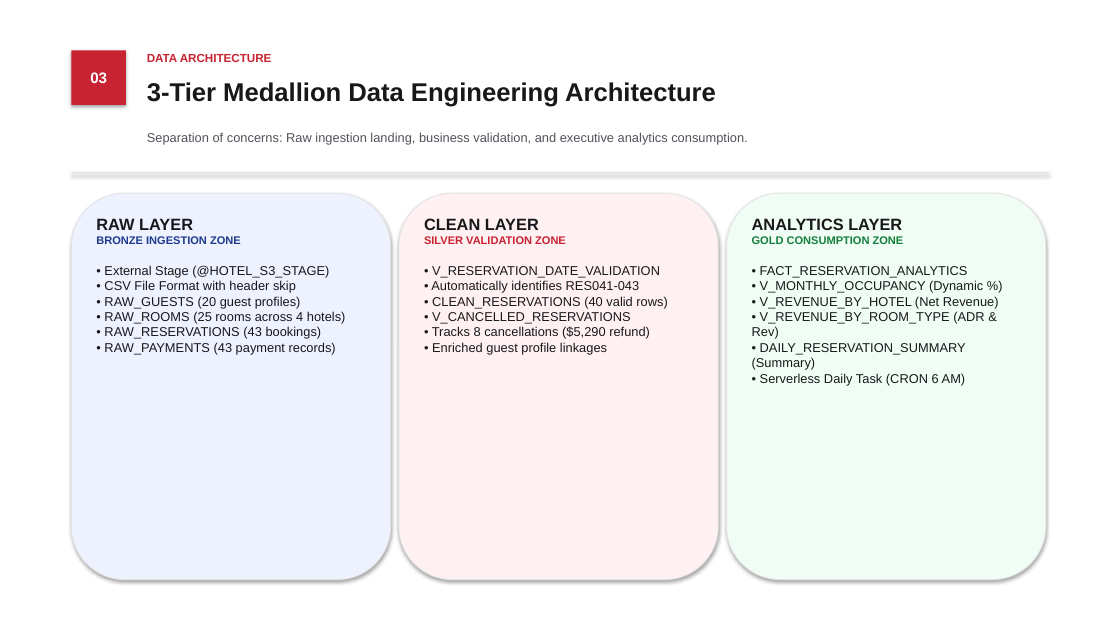
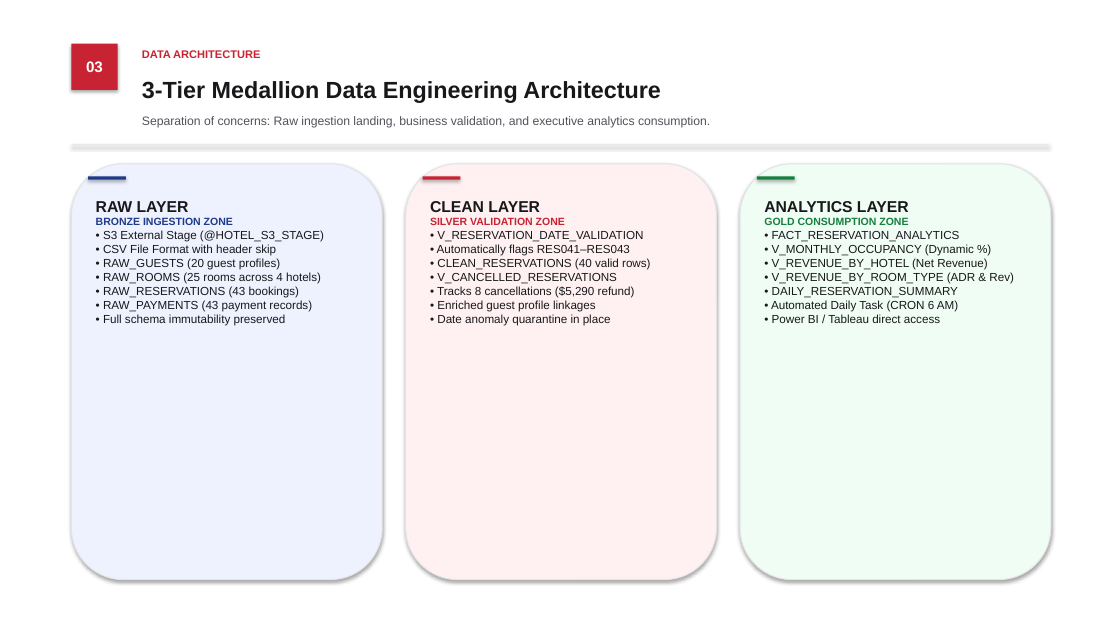
Before and after one commit to ashlesh0805/snowflake-hotel-reservation-analytics, a slide deck: slide 3 of Hotel_Reservation_Analytics_Japanese_Style.pptx. Drawn at 1120x630 pixels with LibreOffice and Linux fonts; fonts in the diff are those of the drawing. Boxes give left, top, right and bottom in pixels: in the first picture for what was removed or moved away, otherwise in the second. Text is boxed around its words. In the diff, an @@ line names an element or a change of style, - is before the commit and + after.

Commit message:
Refactor presentation to pixel-perfect alignment, add Team 07 attribution and Thank You slide

```diff
--- a/Hotel_Reservation_Analytics_Japanese_Style.pptx
+++ b/Hotel_Reservation_Analytics_Japanese_Style.pptx
@@ rectangle "03": place and size @@
-rectangle "03" at <box>71,50,126,105</box>
+rectangle "03" at <box>71,44,118,90</box>
@@ text "DATA ARCHITECTURE" at <box>142,50,260,58</box>: size 10 to 9.5 pt @@
@@ text "3-Tier Medallion Data Engineering Architecture" at <box>142,81,661,103</box>: size 22 to 20 pt @@
@@ text "Separation of concerns: Raw ingestion ...": place and size @@
-text "Separation of concerns: Raw ingestion ..." at <box>147,132,747,145</box>
+text "Separation of concerns: Raw ingestion ..." at <box>142,116,710,128</box>
@@ text "Separation of concerns: Raw ingestion ..." at <box>142,116,710,128</box>: size 11 to 10.5 pt @@
@@ rectangle: place and size @@
-rectangle at <box>71,172,1049,173</box>
+rectangle at <box>71,145,1049,145</box>
@@ rounded rectangle: place and size @@
-rounded rectangle at <box>71,193,391,580</box>
+rounded rectangle at <box>71,164,382,580</box>
@@ rectangle added at <box>88,176,126,180</box>, fill #1E3A8A @@
@@ rounded rectangle: place and size @@
-rounded rectangle at <box>399,193,718,580</box>
+rounded rectangle at <box>406,164,717,580</box>
@@ rectangle added at <box>423,176,460,180</box>, fill #C82333 @@
@@ outline #E4E4E7 0.8 pt to #E4E4E7 0.9 pt in 3 elements at <box>71,164,382,580</box>, <box>406,164,717,580</box>, <box>740,164,1051,580</box> @@
@@ rounded rectangle: place and size @@
-rounded rectangle at <box>727,193,1046,580</box>
+rounded rectangle at <box>740,164,1051,580</box>
@@ rectangle added at <box>757,176,795,180</box>, fill #15803D @@
@@ text "RAW LAYER": place and size @@
-text "RAW LAYER" at <box>96,218,346,355</box>
+text "RAW LAYER" at <box>96,201,324,326</box>
@@ text at <box>96,201,233,225</box>: size 14 to 13.5 pt in "RAW LAYER"; size 9.5 to 9 pt in "BRONZE INGESTION ZONE" @@
@@ text "CLEAN LAYER": place and size @@
-text "CLEAN LAYER" at <box>424,218,667,355</box>
+text "CLEAN LAYER" at <box>430,201,650,326</box>
@@ text at <box>430,201,565,225</box>: size 14 to 13.5 pt in "CLEAN LAYER"; size 9.5 to 9 pt in "SILVER VALIDATION ZONE" @@
@@ text "ANALYTICS LAYER": place and size @@
-text "ANALYTICS LAYER" at <box>752,218,999,386</box>
+text "ANALYTICS LAYER" at <box>764,201,1014,323</box>
@@ text at <box>764,201,909,225</box>: size 14 to 13.5 pt in "ANALYTICS LAYER"; size 9.5 to 9 pt in "GOLD CONSUMPTION ZONE" @@
@@ text at <box>103,230,324,326</box>: text changed; size 11 to 10 pt @@
-• External Stage (@HOTEL_S3_STAGE)
-• CSV File Format with header skip
-• RAW_GUESTS (20 guest profiles)
-• RAW_ROOMS (25 rooms across 4 hotels)
-• RAW_RESERVATIONS (43 bookings)
-• RAW_PAYMENTS (43 payment records)
+• S3 External Stage (@HOTEL_S3_STAGE)
+• CSV File Format with header skip
+• RAW_GUESTS (20 guest profiles)
+• RAW_ROOMS (25 rooms across 4 hotels)
+• RAW_RESERVATIONS (43 bookings)
+• RAW_PAYMENTS (43 payment records)
+• Full schema immutability preserved
@@ text at <box>437,231,650,326</box>: text changed; size 11 to 10 pt @@
-• V_RESERVATION_DATE_VALIDATION
-• Automatically identifies RES041-043
-• CLEAN_RESERVATIONS (40 valid rows)
-• V_CANCELLED_RESERVATIONS
-• Tracks 8 cancellations ($5,290 refund)
-• Enriched guest profile linkages
+• V_RESERVATION_DATE_VALIDATION
+• Automatically flags RES041–RES043
+• CLEAN_RESERVATIONS (40 valid rows)
+• V_CANCELLED_RESERVATIONS
+• Tracks 8 cancellations ($5,290 refund)
+• Enriched guest profile linkages
+• Date anomaly quarantine in place
@@ text at <box>771,231,1014,323</box>: text changed; size 11 to 10 pt @@
-• FACT_RESERVATION_ANALYTICS
-• V_MONTHLY_OCCUPANCY (Dynamic %)
-• V_REVENUE_BY_HOTEL (Net Revenue)
-• V_REVENUE_BY_ROOM_TYPE (ADR & Rev)
-• DAILY_RESERVATION_SUMMARY (Summary)
-• Serverless Daily Task (CRON 6 AM)
+• FACT_RESERVATION_ANALYTICS
+• V_MONTHLY_OCCUPANCY (Dynamic %)
+• V_REVENUE_BY_HOTEL (Net Revenue)
+• V_REVENUE_BY_ROOM_TYPE (ADR & Rev)
+• DAILY_RESERVATION_SUMMARY
+• Automated Daily Task (CRON 6 AM)
+• Power BI / Tableau direct access
```
Also in this commit, not shown: 6 other slides changed, 1 slide added, 4 other files.
